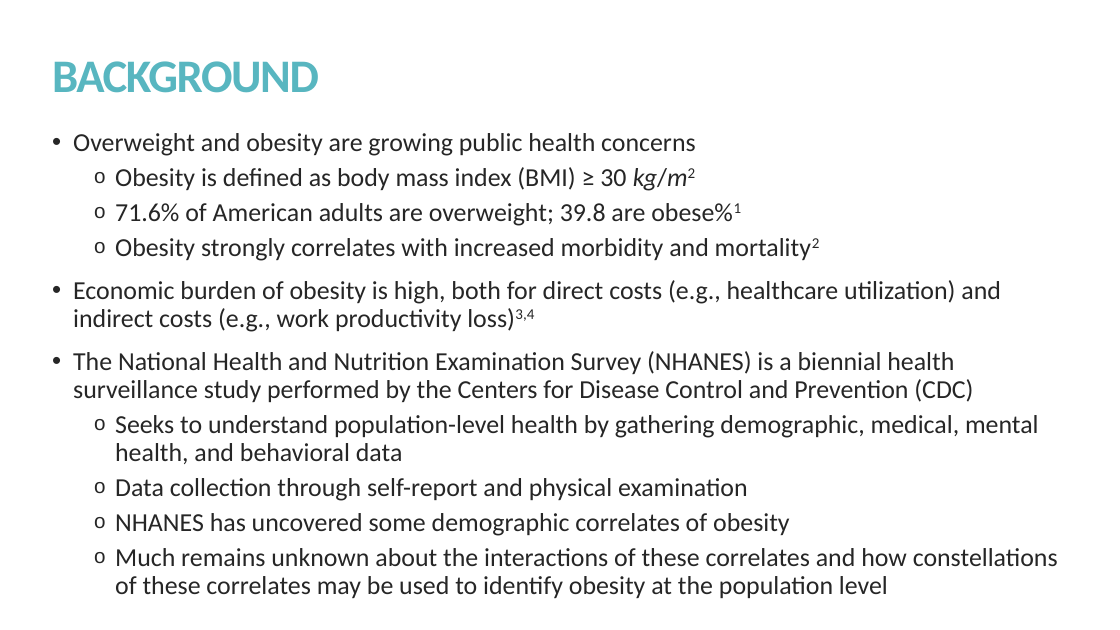
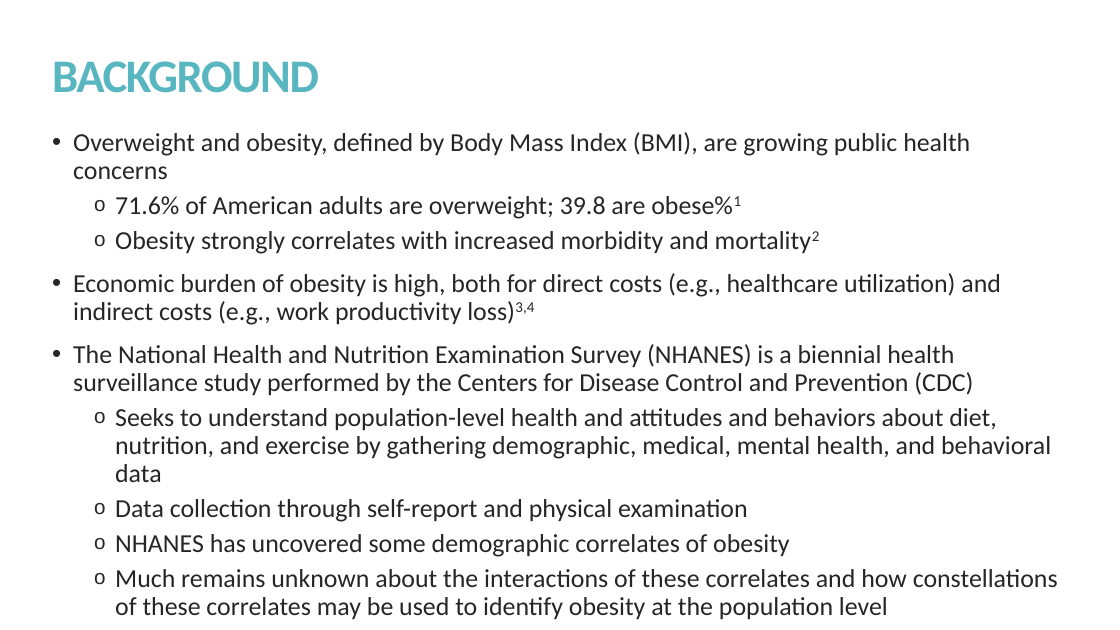
Before and after one commit to kmprioliPROF/CSC_8515_Final_Project, a slide deck: slide 3 of presentation/Prioli_presentation.pptx (slide 2 before the commit). Drawn at 1120x630 pixels with LibreOffice and Linux fonts; fonts in the diff are those of the drawing. Boxes give left, top, right and bottom in pixels: in the first picture for what was removed or moved away, otherwise in the second. Text is boxed around its words. In the diff, an @@ line names an element or a change of style, - is before the commit and + after.

```diff
--- a/presentation/Prioli_presentation.pptx
+++ b/presentation/Prioli_presentation.pptx
@@ text at bbox=[73, 132, 970, 179]: text changed @@
-• Overweight and obesity are growing public health concerns
-  o Obesity is defined as body mass index (BMI) ≥ 30 kg/m2
+• Overweight and obesity, defined by Body Mass Index (BMI), are growing public health concerns
@@ text at bbox=[115, 408, 1051, 482]: text changed @@
-  o Seeks to understand population-level health by gathering demographic, medical, mental health, and behavioral data
+  o Seeks to understand population-level health and attitudes and behaviors about diet, nutrition, and exercise by gathering demographic, medical, mental health, and behavioral data
```
Also in this commit, not shown: 6 other slides changed.
